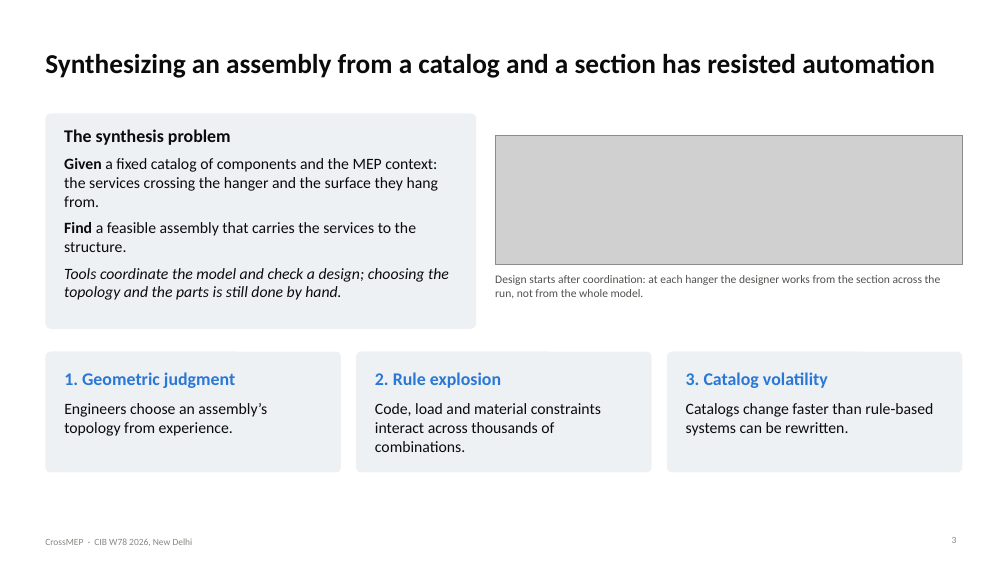
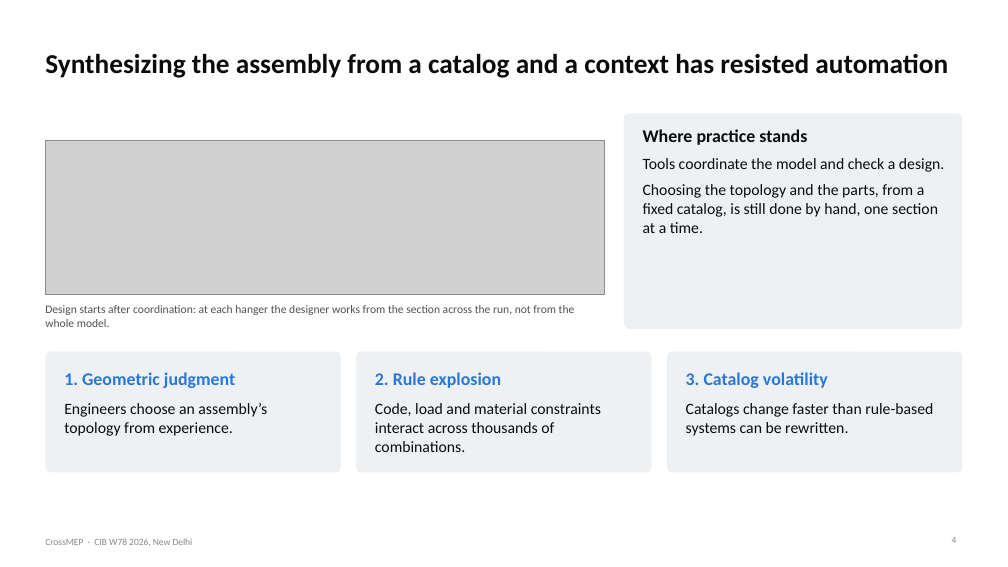
Before and after one commit to lavinia-ped/CrossMEP_Dataset, a slide deck: slide 4 of docs/CrossMEP_CIBW78_talk.pptx (slide 3 before the commit). Drawn at 1008x567 pixels with LibreOffice and Linux fonts; fonts in the diff are those of the drawing; grey boxes stand for pictures. Boxes give left, top, right and bottom in pixels: in the first picture for what was removed or moved away, otherwise in the second. Text is boxed around its words. In the diff, an @@ line names an element or a change of style, - is before the commit and + after.

Commit message:
Talk: new slide 3 draws the problem, one cross-section in and verified support designs out, and names context versus assembly
Slide 4 keeps the route-to-section figure, where practice stands and the three
reasons; the speech on slide 2 opens with the scale of the problem instead of
'what that looks like'; 18 main slides, 9:54 at 145 words a minute.

```diff
--- a/docs/CrossMEP_CIBW78_talk.pptx
+++ b/docs/CrossMEP_CIBW78_talk.pptx
@@ title at [45,54,948,78]: text changed @@
-Synthesizing an assembly from a catalog and a section has resisted automation
+Synthesizing the assembly from a catalog and a context has resisted automation
@@ rounded rectangle: place and size @@
-rounded rectangle at [45,113,476,329]
+rounded rectangle at [624,113,963,329]
@@ picture: place and size @@
-picture at [495,136,963,265]
+picture at [45,140,605,295]
@@ text removed at [64,129,449,300] @@
-The synthesis problem
-Given a fixed catalog of components and the MEP context: the services crossing the hanger and the surface they hang from.
-Find a feasible assembly that carries the services to the structure.
-Tools coordinate the model and check a design; choosing the topology and the parts is still done by hand.
@@ text added at [643,129,945,233], 15 pt, text #0B0B0B @@
+Where practice stands
+Tools coordinate the model and check a design.
+Choosing the topology and the parts, from a fixed catalog, is still done by hand, one section at a time.
@@ text "Design starts after coordination: at ..." rewrapped from [495,275,941,298] to [45,305,575,327] @@
```
Also in this commit, not shown: 2 other slides changed, 1 slide added, 6 other files.
